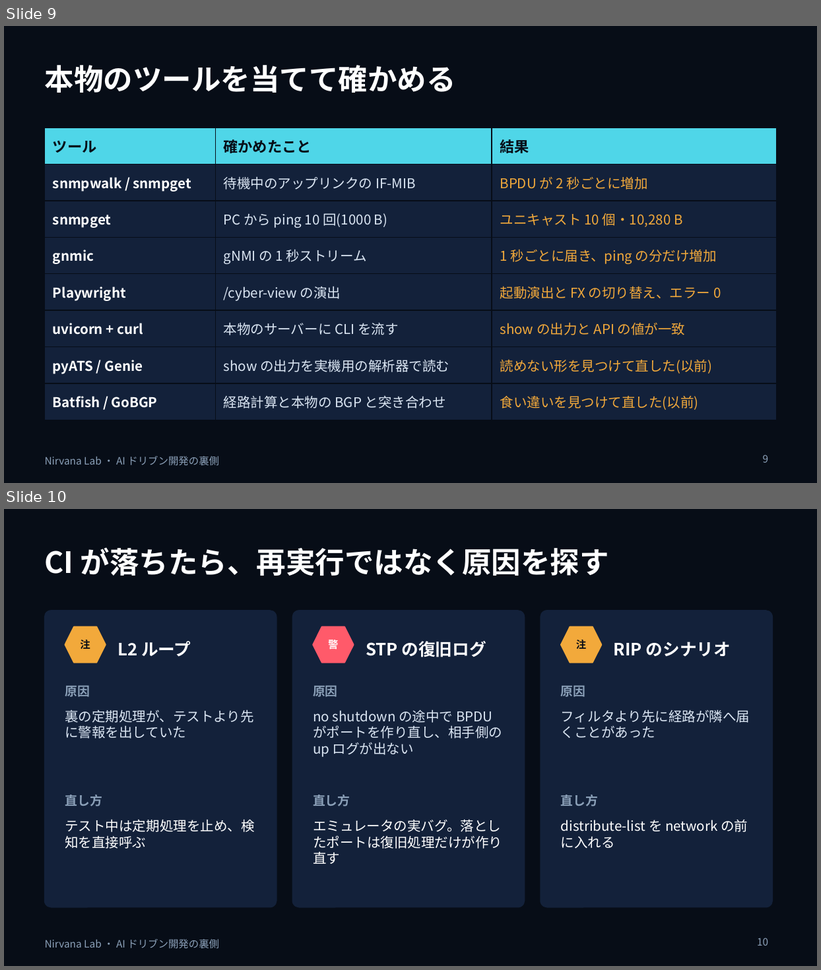
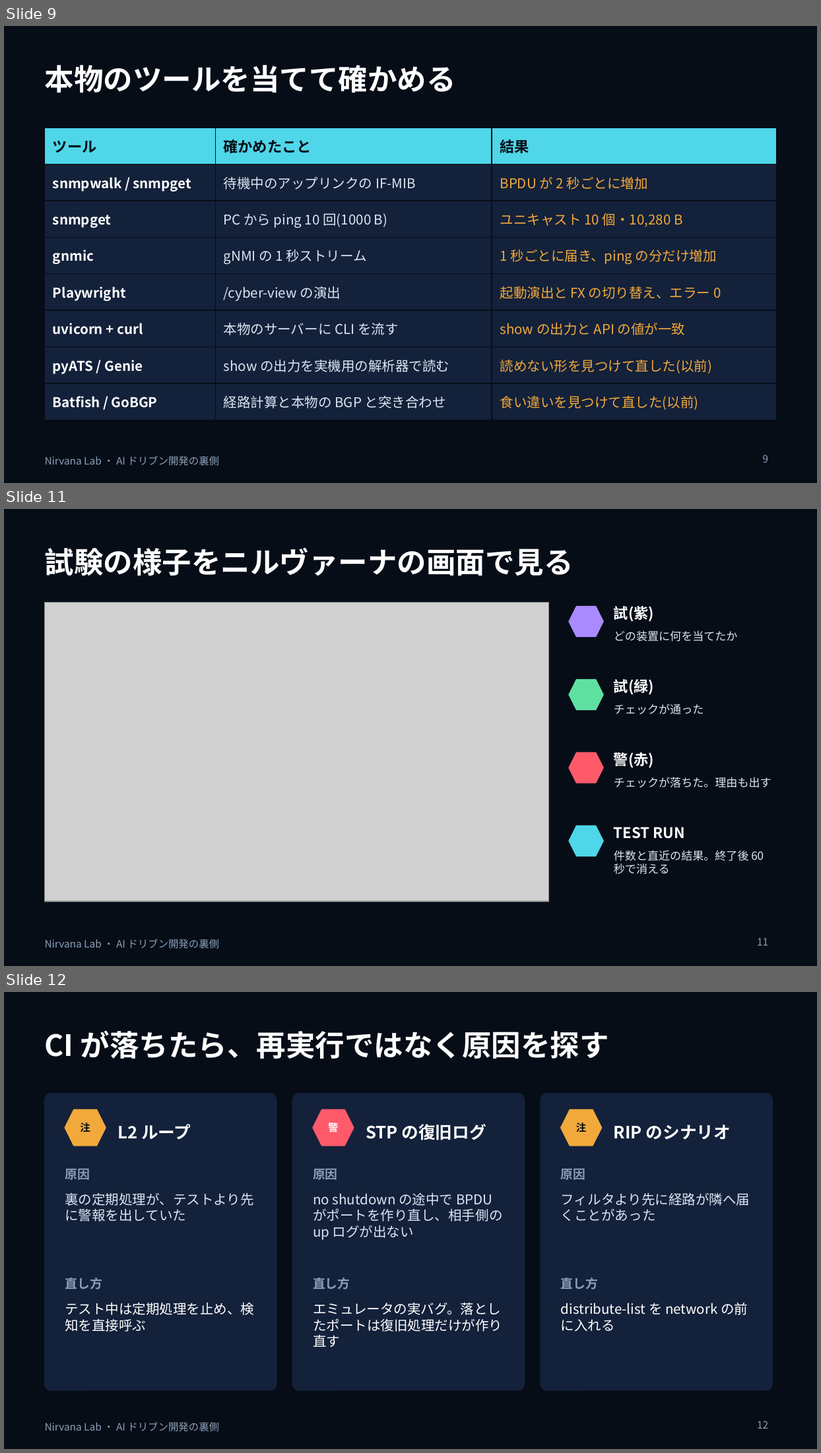
Before and after one commit to w-index-m/network-lab-emulator, a slide deck: docs/ai-driven-dev-behind-the-scenes.pptx. Shown one above the other, each under a label of ours: slides 9 and 10 before the commit, slides 9, 11 and 12 after it; the slides between them are not shown. The pictures are 821x970 and 821x1453 pixels, drawn with LibreOffice and Linux fonts; fonts in the diff are those of the drawing; grey boxes stand for pictures. Boxes give left, top, right and bottom in pixels: in the first picture for what was removed or moved away, otherwise in the second. Text is boxed around its words. In the diff, an @@ line names an element or a change of style, - is before the commit and + after.

```diff
--- a/docs/ai-driven-dev-behind-the-scenes.pptx
+++ b/docs/ai-driven-dev-behind-the-scenes.pptx
@@ slide 11 added at box(4, 509, 817, 966), background #070D17; not listed: 1 template element that a slide beside it also shows @@
@@ title added at box(45, 547, 574, 576), 26 pt, text #FFFFFF, bold @@
+試験の様子をニルヴァーナの画面で見る
@@ picture added at box(45, 603, 548, 902) @@
@@ hexagon added at box(569, 607, 603, 636), fill #A98BFF, outline #A98BFF 1 pt @@
@@ text added at box(614, 606, 654, 622), 13 pt, text #FFFFFF, bold @@
+試(紫)
@@ text added at box(614, 630, 738, 642), 10 pt, text #DBE6F3 @@
+どの装置に何を当てたか
@@ hexagon added at box(569, 680, 603, 710), fill #5FE0A0, outline #5FE0A0 1 pt @@
@@ text added at box(614, 679, 654, 695), 13 pt, text #FFFFFF, bold @@
+試(緑)
@@ text added at box(614, 704, 704, 714), 10 pt, text #DBE6F3 @@
+チェックが通った
@@ hexagon added at box(569, 753, 603, 783), fill #FF5A6A, outline #FF5A6A 1 pt @@
@@ text added at box(614, 753, 654, 768), 13 pt, text #FFFFFF, bold @@
+警(赤)
@@ text added at box(614, 777, 772, 788), 10 pt, text #DBE6F3 @@
+チェックが落ちた。理由も出す
@@ hexagon added at box(569, 826, 603, 856), fill #4FD6E8, outline #4FD6E8 1 pt @@
@@ text added at box(614, 827, 685, 839), 13 pt, text #FFFFFF, bold @@
+TEST RUN
@@ text added at box(614, 850, 764, 875), 10 pt, text #DBE6F3 @@
+件数と直近の結果。終了後 60 秒で消える
@@ page number added at box(757, 938, 768, 946), 9 pt, text #8BA0B8 @@
+11
@@ what was slide 10 is now slide 12 @@
@@ page number at box(757, 1421, 768, 1429): text changed @@
-10
+12
```
Also in this commit, not shown: 2 other slides added, 5 other files.
